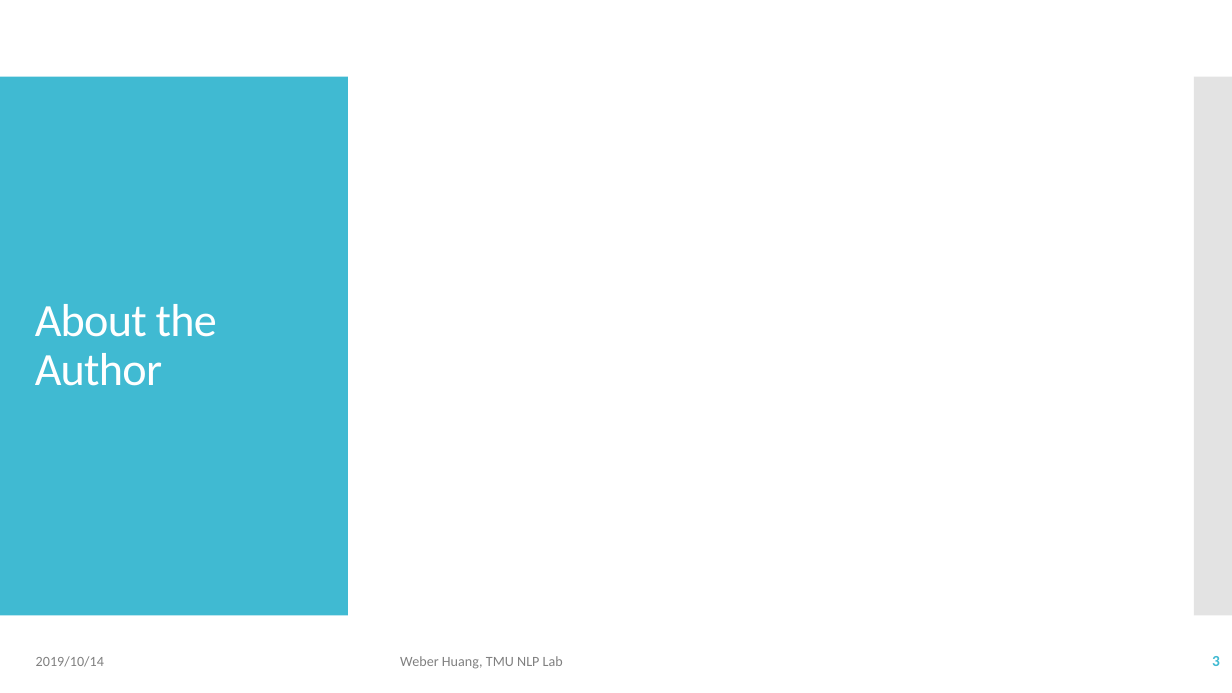
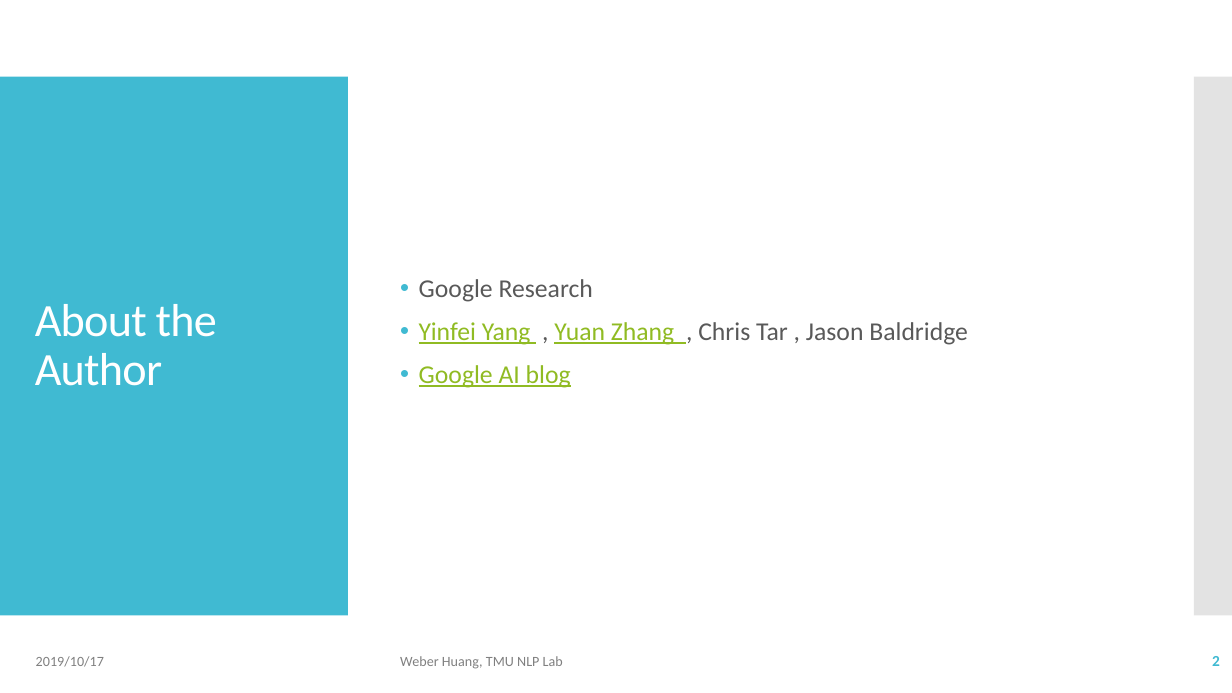
Before and after one commit to Weber12321/TMU-GIDS, a slide deck: slide 2 of Lab/Paper survey I.pptx (slide 3 before the commit). Drawn at 1232x693 pixels with LibreOffice and Linux fonts; fonts in the diff are those of the drawing. Boxes give left, top, right and bottom in pixels: in the first picture for what was removed or moved away, otherwise in the second. Text is boxed around its words. In the diff, an @@ line names an element or a change of style, - is before the commit and + after.

```diff
--- a/Lab/Paper survey I.pptx
+++ b/Lab/Paper survey I.pptx
@@ text added at (419, 279, 968, 388), 20 pt, text #595959 @@
+• Google Research
+• Yinfei Yang , Yuan Zhang , Chris Tar , Jason Baldridge
+• Google AI blog
@@ text at (36, 656, 104, 667): text changed @@
-2019/10/14
+2019/10/17
@@ page number at (1212, 656, 1220, 666): text changed @@
-3
+2
```
Also in this commit, not shown: 10 other slides changed, 9 slides added, 1 slide removed, 6 other files.
